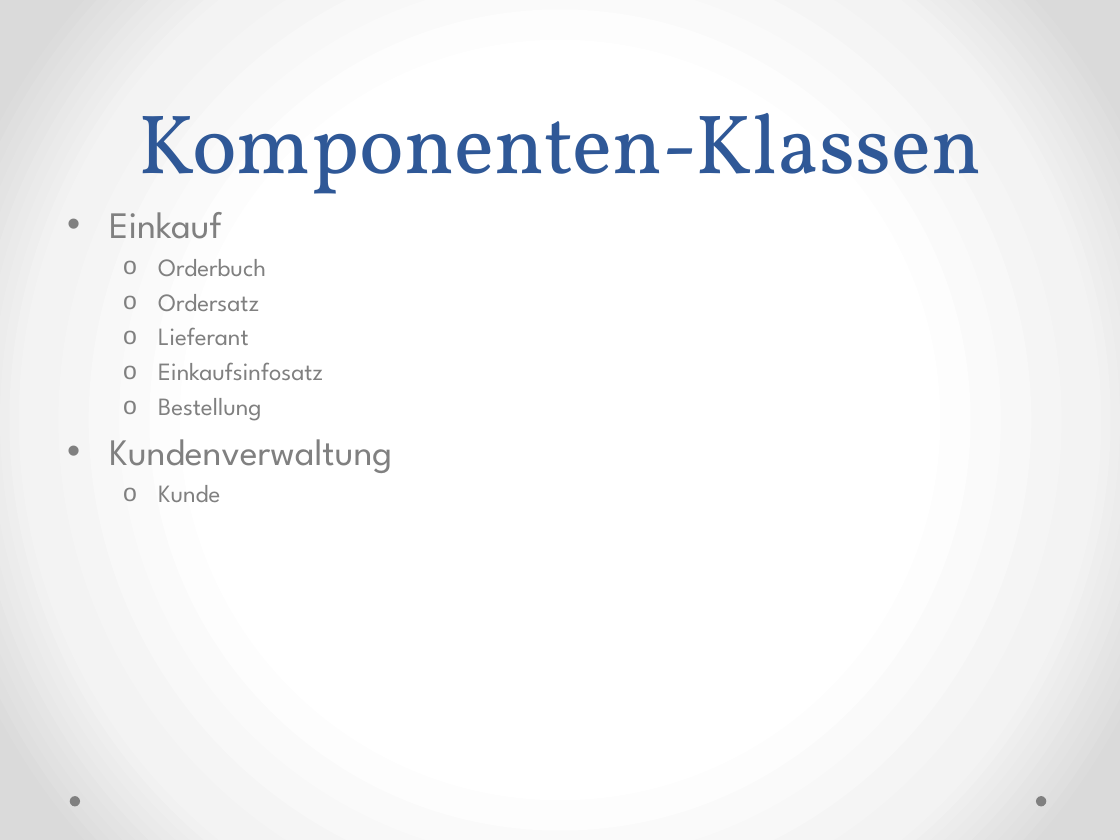
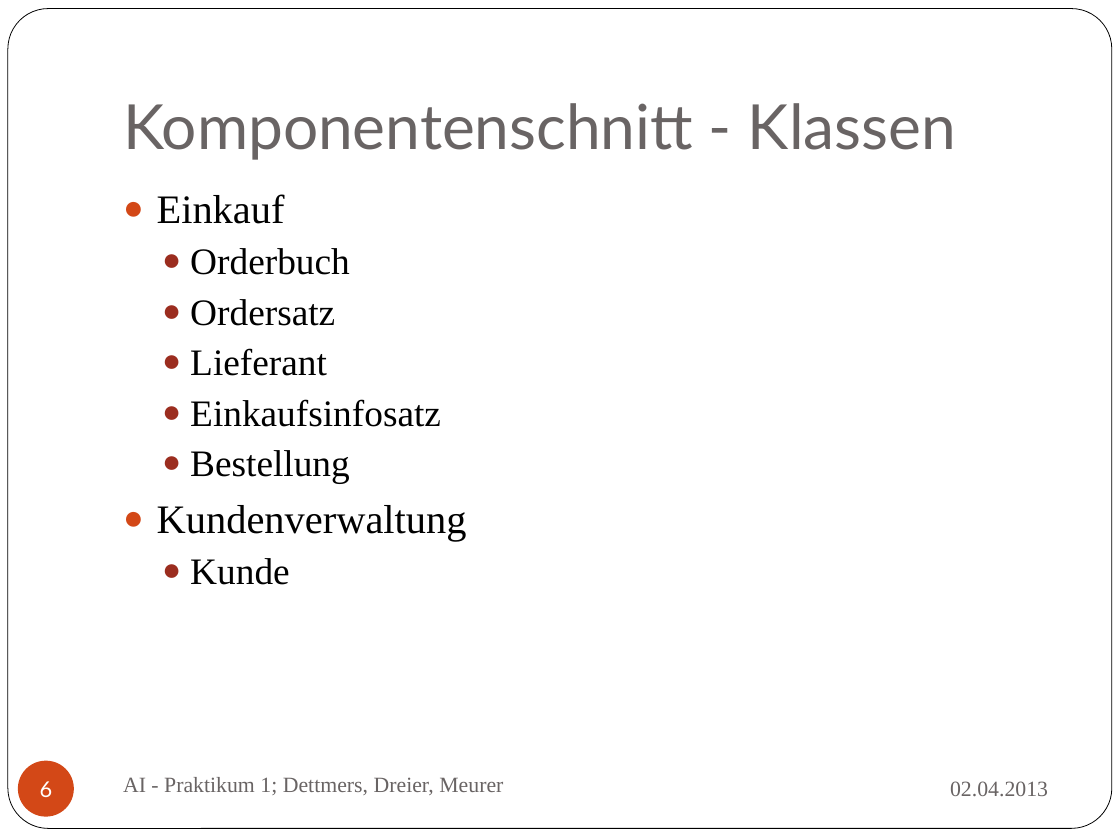
Before and after one commit to iBot/HAW_SS13_AI, a slide deck: slide 6 of Dokumente/praktikum1.pptx (slide 5 before the commit). Drawn at 1120x840 pixels with LibreOffice and Linux fonts; fonts in the diff are those of the drawing. Boxes give left, top, right and bottom in pixels: in the first picture for what was removed or moved away, otherwise in the second. Text is boxed around its words. In the diff, an @@ line names an element or a change of style, - is before the commit and + after.

```diff
--- a/Dokumente/praktikum1.pptx
+++ b/Dokumente/praktikum1.pptx
@@ background gradient #FFFFFF to #F4F4F4 to #DADADA to #FFFFFF @@
@@ rounded rectangle added at <box>8,9,1112,829</box>, fill #FFFFFF, outline #000000 0.5 pt @@
@@ title at <box>123,103,956,160</box>: text changed; size 54 to 40 pt; font Vollkorn to Lato; text colour #2F5897 to #696464 @@
-Komponenten-Klassen
+Komponentenschnitt - Klassen
@@ text "Einkauf": place and size @@
-text "Einkauf" at <box>109,212,392,502</box>
+text "Einkauf" at <box>157,194,467,585</box>
@@ text "Einkauf" at <box>157,194,467,585</box>: size 24 to 26 pt in "Einkauf", "Kundenverwaltung"; font League Spartan to Times New Roman, text colour #808080 to #000000; size 16 to 24 pt in "Orderbuch", "Ordersatz", "Lieferant", "Einkaufsinfosatz" and 2 more places; bullet • to ●; bullet o to ● @@
@@ page number added at <box>18,760,74,816</box>, fill #D34817, 14 pt, text #FFFFFF @@
+6
@@ text added at <box>123,777,503,795</box>, 14 pt, text #696464 @@
+AI - Praktikum 1; Dettmers, Dreier, Meurer
@@ ellipse removed at <box>69,796,80,806</box> @@
@@ text added at <box>950,781,1048,797</box>, 14 pt, text #696464 @@
+02.04.2013
@@ ellipse removed at <box>1036,796,1046,806</box> @@
```
Also in this commit, not shown: 4 other slides changed, 11 slides added, 4 slides removed, 1 other file.
